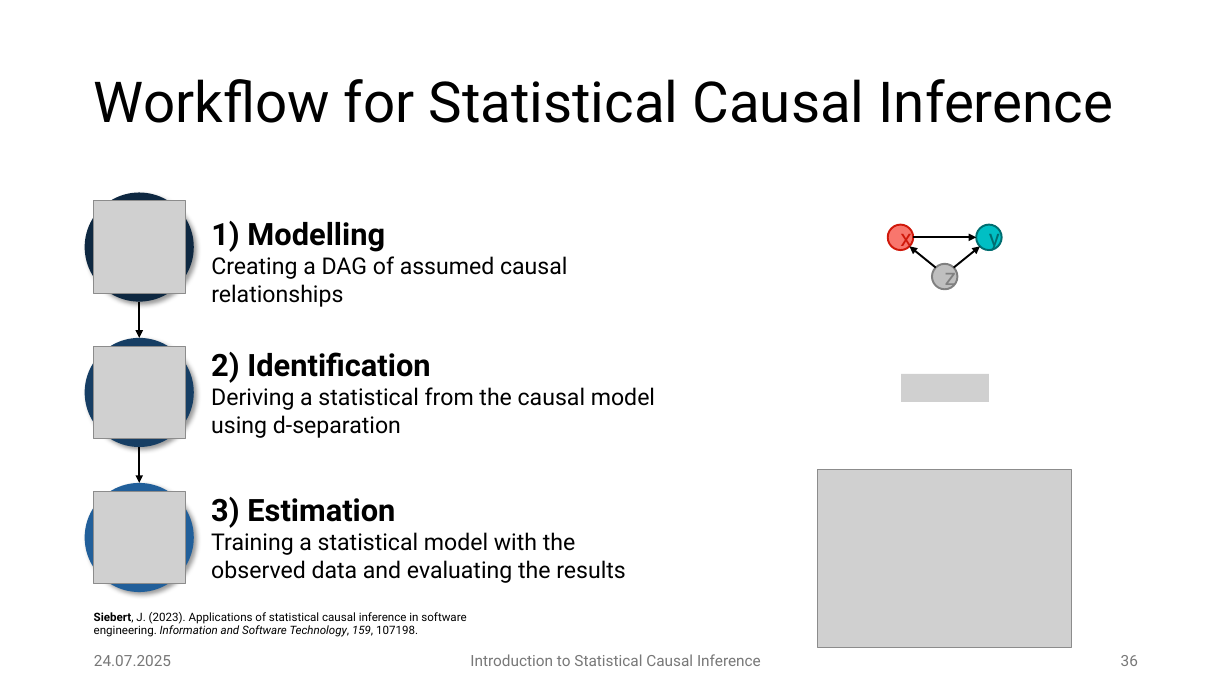
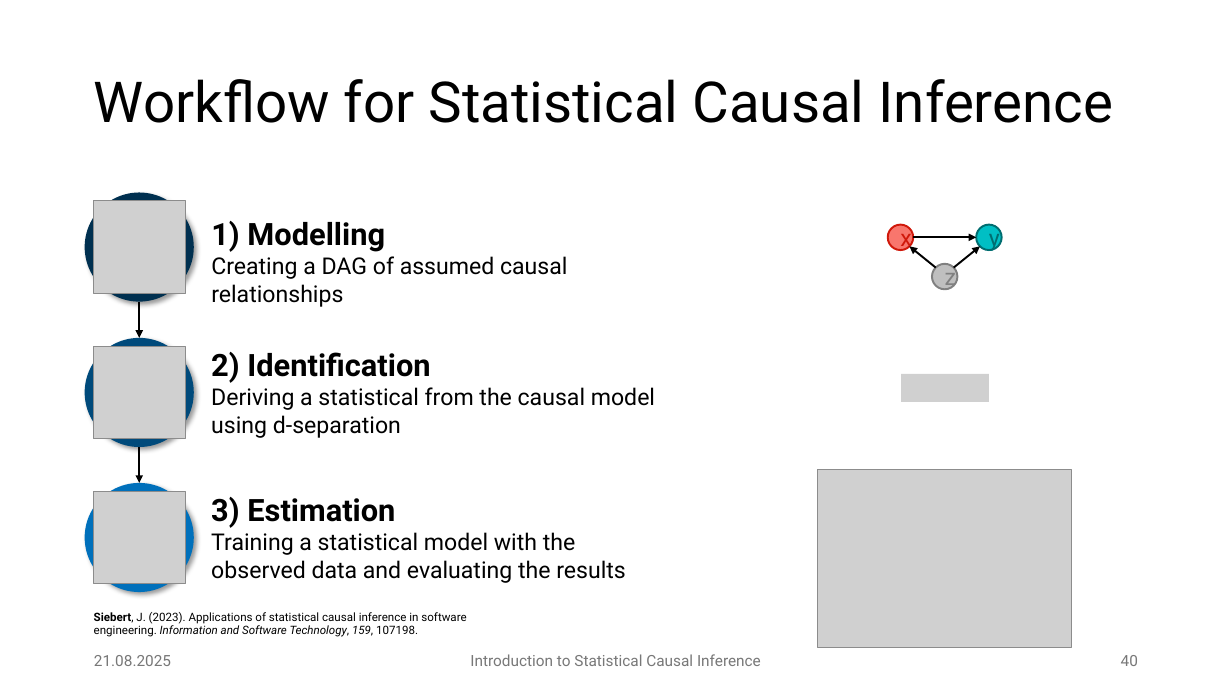
Before and after one commit to JulianFrattini/bda4sci, a slide deck: slide 40 of version2/slides/intro-sci.pptx (slide 36 before the commit). Drawn at 1232x693 pixels with LibreOffice and Linux fonts; fonts in the diff are those of the drawing; grey boxes stand for pictures. Boxes give left, top, right and bottom in pixels: in the first picture for what was removed or moved away, otherwise in the second. Text is boxed around its words. In the diff, an @@ line names an element or a change of style, - is before the commit and + after.

```diff
--- a/version2/slides/intro-sci.pptx
+++ b/version2/slides/intro-sci.pptx
@@ ellipse at [85,192,194,301]: fill #0E2841 to #003050 @@
@@ ellipse at [85,338,194,447]: fill #163E64 to #004A7B @@
@@ ellipse at [85,483,194,592]: fill #215F9A to #0070BC @@
@@ text at [94,655,171,666]: text changed @@
-24.07.2025
+21.08.2025
@@ page number at [1121,655,1138,666]: text changed @@
-36
+40
```
Also in this commit, not shown: 42 other slides changed, 6 slides added, 3 slides removed, 3 other files.
